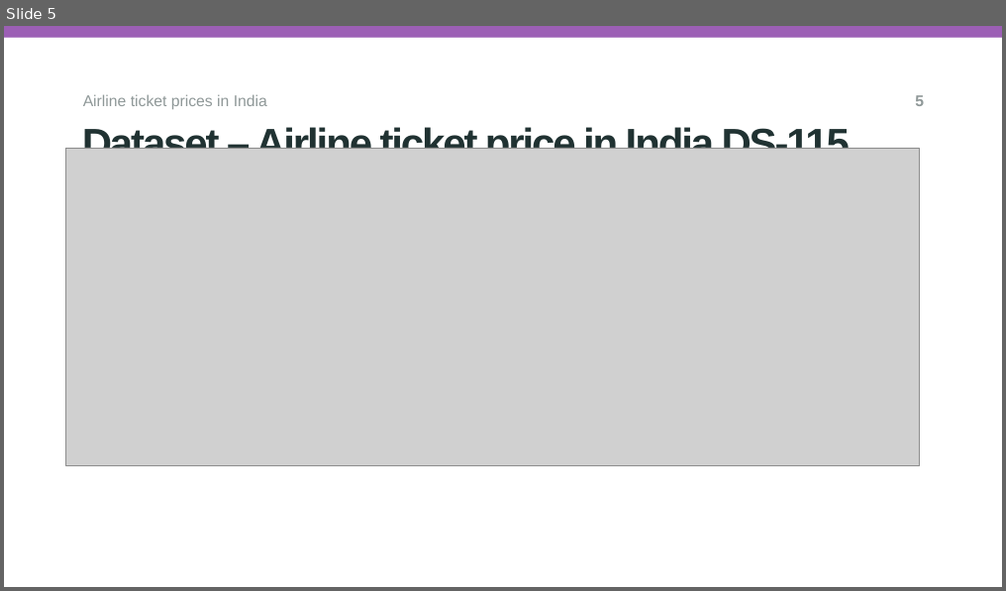
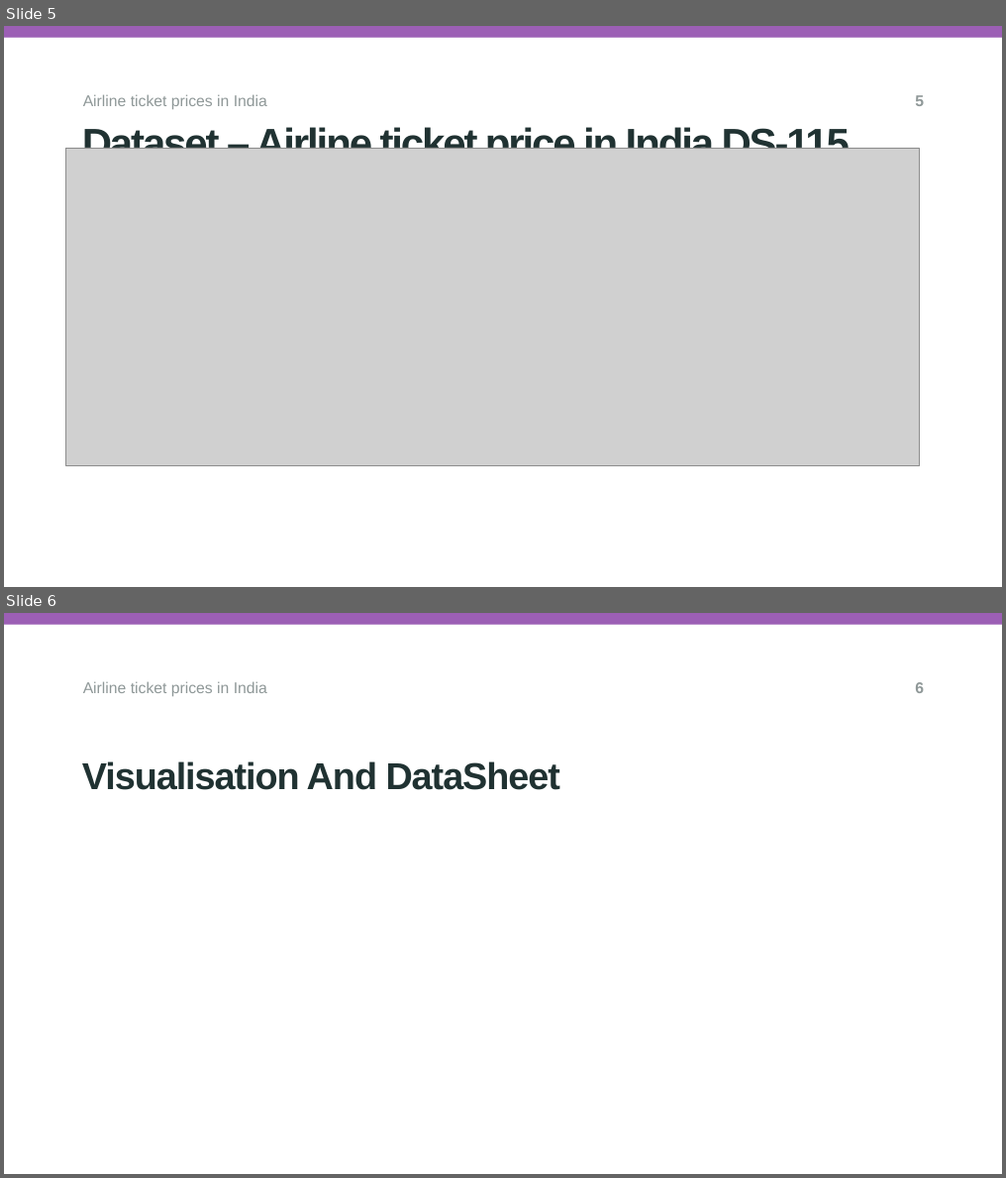
Before and after one commit to ma24afs/Group---A147, a slide deck: Ds115 Team Research.pptx. Shown one above the other, each under a label of ours: slide 5 before the commit, slides 5 and 6 after it. The pictures are 1006x591 and 1006x1178 pixels, drawn with LibreOffice and Linux fonts; fonts in the diff are those of the drawing; grey boxes stand for pictures; background and template pictures are left out. Boxes give left, top, right and bottom in pixels: in the first picture for what was removed or moved away, otherwise in the second. Text is boxed around its words. In the diff, an @@ line names an element or a change of style, - is before the commit and + after.

Commit message:
Slide Update

```diff
--- a/Ds115 Team Research.pptx
+++ b/Ds115 Team Research.pptx
@@ slide 6 added at [4, 613, 1002, 1174], background #FFFFFF; not listed: 1 template element that a slide beside it also shows @@
@@ text added at [83, 681, 267, 696], 15 pt, text #8F9898 @@
+Airline ticket prices in India
@@ page number added at [915, 682, 924, 693], 15 pt, text #8F9898, bold @@
+6
@@ subtitle added at [82, 761, 560, 790], 36 pt, text #203232, bold @@
+Visualisation And DataSheet
```
Also in this commit, not shown: 1 slide changed, 1 other file.
